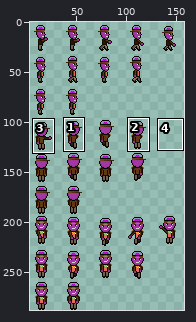
File history of a sprite sheet, client/img/1/NFT_01348c01000000000000000002386f26fc1000000000000000000000000003d3.png. The picture above shows the old version from afar; the outline marks the close-up.
Close-up. Before the edit:
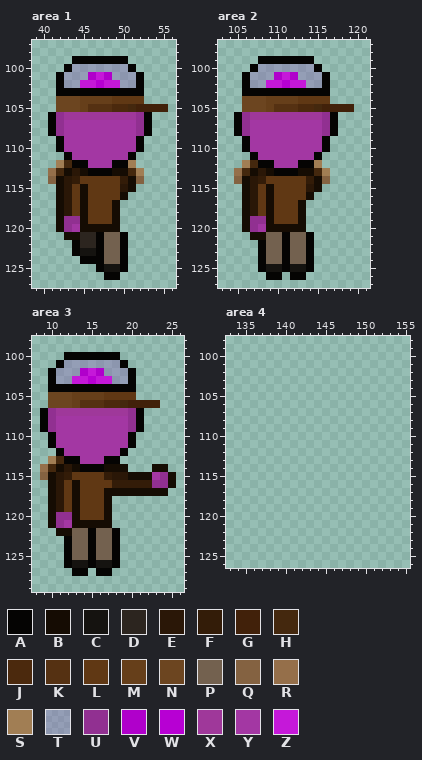
The file is 160x288 pixels. Colours within 5 levels of each other are drawn and written as one. Shown: area 1: x 39..56, y 97..127; area 2: x 103..121, y 97..127; area 3: x 8..26, y 98..129; area 4: x 133..155, y 98..126. The old version is drawn lined up with the new one. The wide view leaves out empty margins. The commit also changed other parts of the picture, which this record leaves out.
Palette (. is transparent): A #050403  B #150c03  C #151310  D #2c251f  E #2a1707  F #331c08  G #41210a  H #44280e  J #4b290d  K #553112  L #603814  M #663f1a  N #6c4520  P #73614f  Q #846241  R #956f4a  S #a17e54  T #9052bc4b  U #913091  V #b000cb  W #b700d3  X #9f389a  Y #a337a3  Z #c518d9
Pixels before, area 1, first column x 41:
 99 ...AAAAAAA.....
100 ..ATTTTTTTA....
101 .ATTTVZVTTTA...
102 .ATTZZWZZTTA...
103 .AAAAAAAAAAA...
104 .NNNMMMMLLLL...
105 .NNNMKKKJJHGGGG
106 AUXXXXXXXXXUA..
107 AUYYYYYYYYYUA..
108 AUYYYYYYYYYUA..
109 .AYYYYYYYYYA...
110 .AYYYYYYYYYA...
111 ..AYYYYYYYA....
112 .SHAAYYYAAS....
113 RHBEBAAABBHS...
114 QBEFLLLLLFBQ...
115 .BELBLLLLEB....
116 .BELBLLLLB.....
117 .BELBLLLB......
118 .BELBLLLB......
119 .BUUBLLLB......
120 .BUYBBBBB......
121 ..BBDDAPPA.....
122 ...ADDAPPA.....
123 ...ACCAPPA.....
124 ....AAAPPA.....
125 ......ACCA.....
126 .......AA......
Pixels before, area 2, first column x 105:
 99 ...AAAAAAA.....
100 ..ATTTTTTTA....
101 .ATTTVZVTTTA...
102 .ATTZZWZZTTA...
103 .AAAAAAAAAAA...
104 .NNNMMMMLLLL...
105 .NNNMKKKJJHGGGG
106 AUXXXXXXXXXUA..
107 AUYYYYYYYYYUA..
108 AUYYYYYYYYYUA..
109 .AYYYYYYYYYA...
110 .AYYYYYYYYYA...
111 ..AYYYYYYYA....
112 .SHAAYYYAAS....
113 RHBEBAAABBHS...
114 QBEFLLLLLFBQ...
115 .BELBLLLLEB....
116 .BELBLLLLB.....
117 .BELBLLLB......
118 .BELBLLLB......
119 .BUUBLLLB......
120 .BUYBBBBB......
121 ..BBPPAPPA.....
122 ...APPAPPA.....
123 ...APPAPPA.....
124 ...APPAPPA.....
125 ...ACCACCA.....
126 ....AA.AA......
Pixels before, area 3, first column x 9:
100 ...AAAAAAA.......
101 ..ATTTTTTTA......
102 .ATTTVZVTTTA.....
103 .ATTZZWZZTTA.....
104 .AAAAAAAAAAA.....
105 .NNNMMMMLLLL.....
106 .NNNMKKKJJHGGGG..
107 AUXXXXXXXXXUA....
108 AUYYYYYYYYYUA....
109 AUYYYYYYYYYUA....
110 .AYYYYYYYYYA.....
111 .AYYYYYYYYYA.....
112 ..AYYYYYYYA......
113 .SHAAYYYAA.......
114 RHBEBAAABBB...BB.
115 QBEFLLLLFEEBBBYUB
116 .BELBLLLLFFFFFUUB
117 .BELBLLLBBBBBBBB.
118 .BELBLLLB........
119 .BELBLLLB........
120 .BUUBLLLB........
121 .BUYBBBBB........
122 ..BBPPAPPA.......
123 ...APPAPPA.......
124 ...APPAPPA.......
125 ...APPAPPA.......
126 ...ACCACCA.......
127 ....AA.AA........
Once edited:
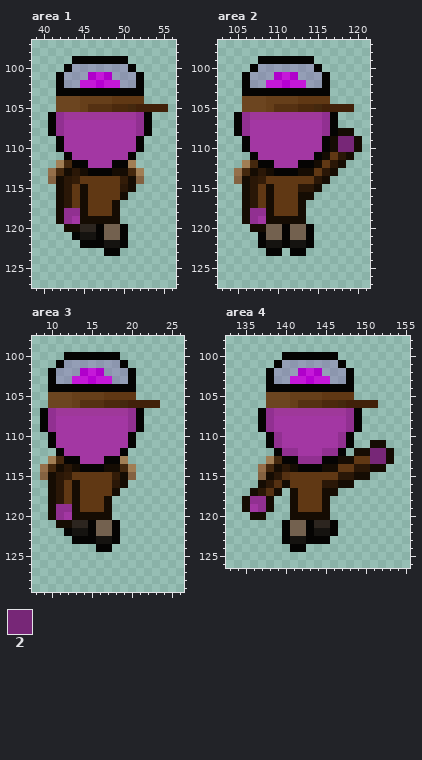
Colours new in this view: 2 #772777
Edits made:
drawings rearranged on the sheet (the old picture shows each at its new place; 1 dropped ones are not shown)
Changed rows in their new state; - is an unchanged pixel.
Area 1:
first column x 42:
118 -UU------
119 --Y-BBB--
120 .BBDDAPPA
121 -.ACC----
122 --.AA-CC-
123 --....AA.
124 ---......
125 -----....
126 ------..-
Area 2:
first column x 106:
108 ------------BB-
109 -----------B22B
110 -----------B22B
111 ----------BLEB-
112 ---------BLEB--
113 ---------LEB---
114 --------LEB----
115 -------E-------
116 -------B-------
118 -UU------------
119 --Y-BBB--------
120 .BBPPAPPA------
121 -.A------------
122 ---CC-CC-------
123 --.AA.AA.------
124 --.......------
125 --.......------
126 ---..-..-------
Area 3:
first column x 10:
113 ---------S------
114 ---------HS--..-
115 -------LFBQ.....
116 --------EB......
117 -------L-......-
119 -UU-------------
120 --Y-BBB---------
121 .BBDDAPPA-------
122 -.ACC-----------
123 --.AA-CC--------
124 --....AA.-------
125 --.......-------
126 --.......-------
127 ---..-..--------
Area 4:
first column x 135:
100 -----AAAAAAA-------
101 ----ATTTTTTTA------
102 ---ATTTVZVTTTA-----
103 ---ATTZZWZZTTA-----
104 ---AAAAAAAAAAA-----
105 ---NNNMMMMLLLL-----
106 ---NNNMKKKJJHGGGG--
107 --AUXXXXXXXXXUA----
108 --AUYYYYYYYYYUA----
109 --AUYYYYYYYYYUA----
110 ---AUYYYYYYYUA-----
111 ---AUYYYYYYYUA--BB-
112 ----AUUYYYUUA-BB22B
113 ---SHAAUUUAABBLL22B
114 --RHBEBAAABBLLEEBB-
115 --QBEKLLLLLLEEBB---
116 --BEKBLLLLEEBB-----
117 -BEKB-BLLLBB-------
118 BUUB--BLLLB--------
119 BYUB--BLLLB--------
120 -BB---BBBBB--------
121 -----APPADDA-------
122 -----APPACCA-------
123 -----ACCAAA--------
124 ------AA-----------
